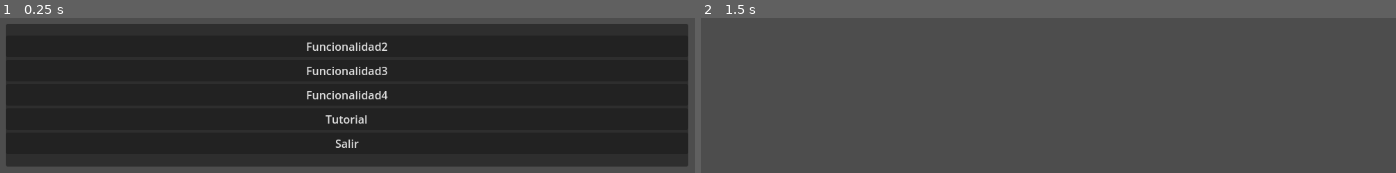
Above: before the commit, frames 1-2 (left to right).
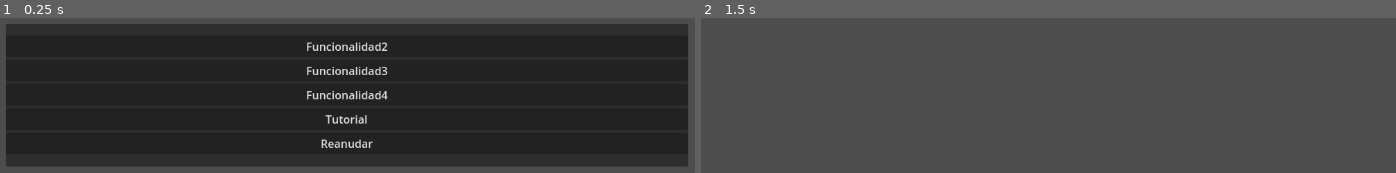
Above: after the commit, the same moments.

Repository: UCM-FDI-DISIA/proyectois1-chat-madres
Game: Godot game, scene res://Opciones/opciones.tscn
Two runs of this game, one before a commit and one after it. Both use one fixed random seed, a clock stepped at 60 frames per second and the inputs below. This scene is started directly instead of the project's main scene.
Inputs (mouse positions are in pixels of both pictures, inside the frame that each line leads up to):
- Up to frame 1 (0.25 s): no input
- Up to frame 2 (1.5 s): click "Salir" (after the commit: "Reanudar") at 0.5 s; tap Enter at 1.25 s; move the mouse to (1229, 62) at 1.27 s; hold Right from 1.28 s (still down); tap 1 at 1.35 s; click (1229, 62) at 1.42 s

The runs differ from the first frame. In frame 1, 0.2% of the frame differs, in the area x 46-54%, y 78-84%; in frame 2, nothing differs.

Commit message:
Pequeño cambio: corrección de botón del menú de opciones

Diff:
--- a/scrabble-definitivo/Opciones/opciones.tscn
+++ b/scrabble-definitivo/Opciones/opciones.tscn
@@ -59,7 +59,7 @@
 
 [node name="Salir" type="Button" parent="PanelContainer/Popup menu"]
 layout_mode = 2
-text = "Salir"
+text = "Reanudar"
 
 [node name="Animacion (por terminar)" type="AnimationPlayer" parent="."]
 libraries = {
